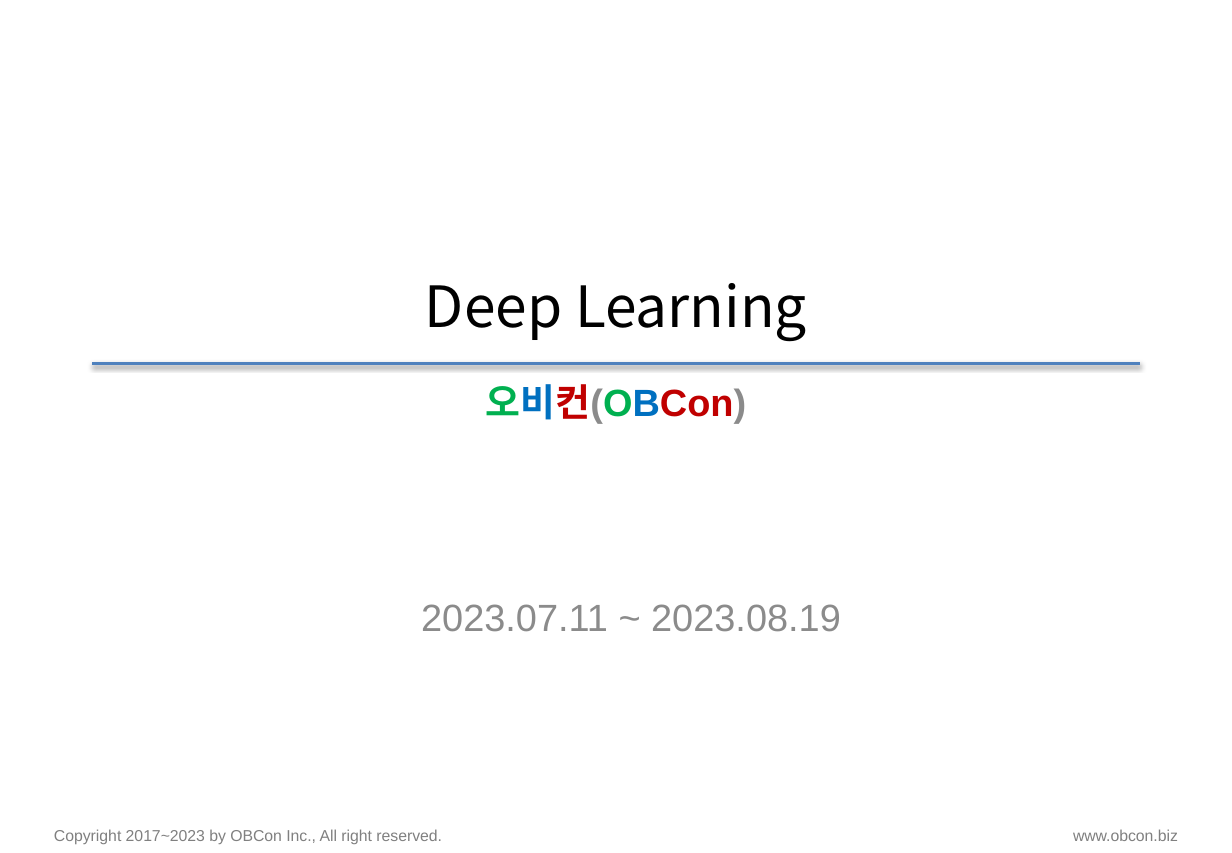
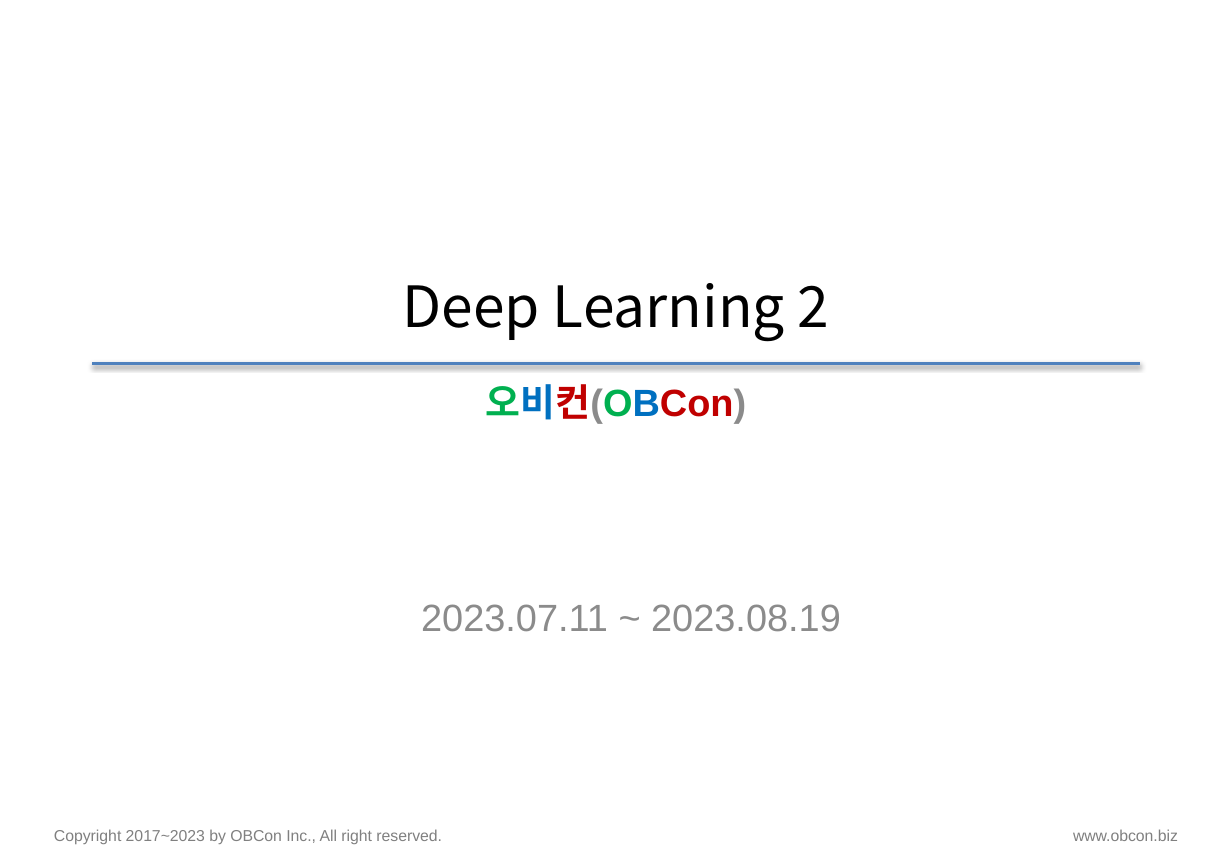
Before and after one commit to pnuskgh/EFriendExpert, a slide deck: slide 1 of laboratory/pnuskgh/docs/Deep_Learning_002.pptx. Drawn at 1232x853 pixels with LibreOffice and Linux fonts; fonts in the diff are those of the drawing; background and template pictures are left out. Boxes give left, top, right and bottom in pixels: in the first picture for what was removed or moved away, otherwise in the second. Text is boxed around its words. In the diff, an @@ line names an element or a change of style, - is before the commit and + after.

```diff
--- a/laboratory/pnuskgh/docs/Deep_Learning_002.pptx
+++ b/laboratory/pnuskgh/docs/Deep_Learning_002.pptx
@@ title at bbox=[403, 283, 830, 341]: text changed @@
-Deep Learning
+Deep Learning 2
```
Also in this commit, not shown: 3 other slides changed, 9 slides added, 24 slides removed, 7 other files.
